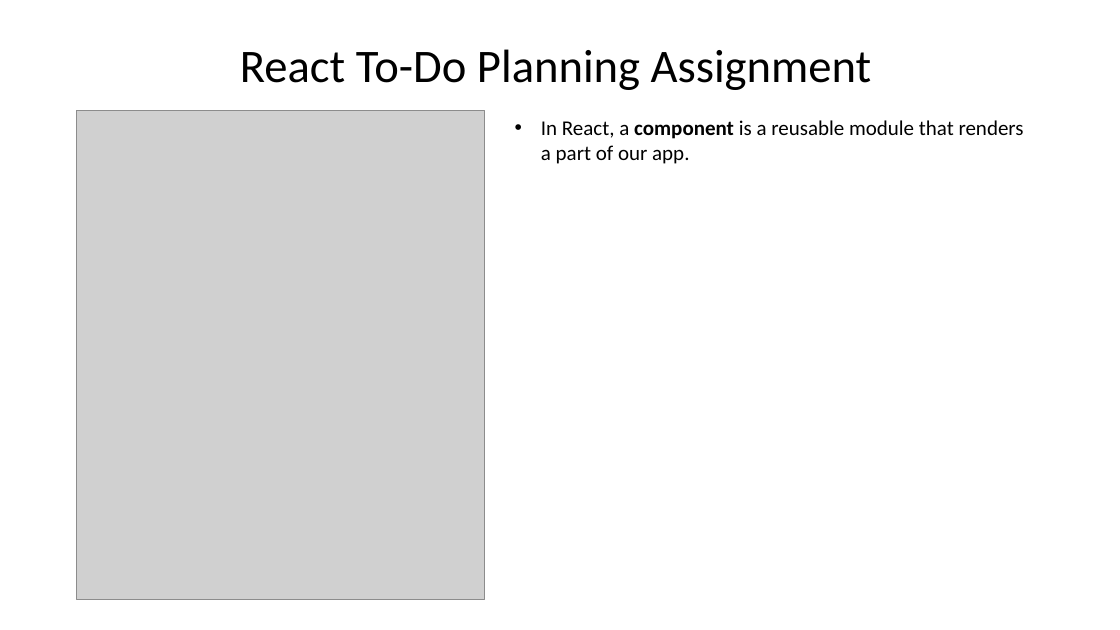
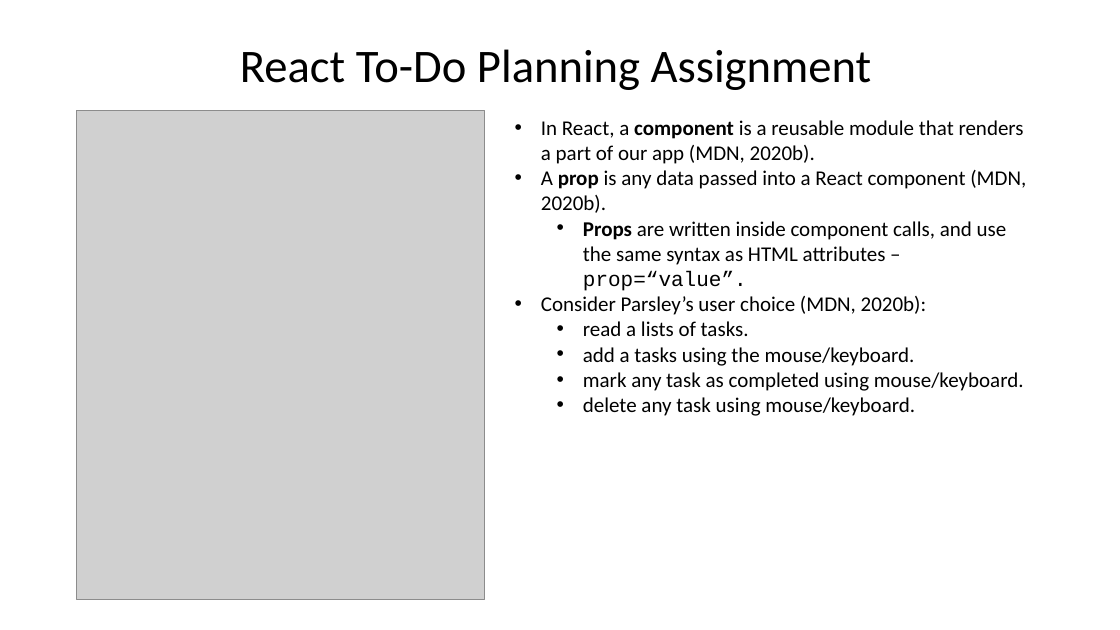
Before and after one commit to jia-von/react-app-planning-assignment, a slide deck: slide 1 of To-Do-App-Illustrations/React To-Do Planning Assignment.pptx. Drawn at 1120x630 pixels with LibreOffice and Linux fonts; fonts in the diff are those of the drawing; grey boxes stand for pictures. Boxes give left, top, right and bottom in pixels: in the first picture for what was removed or moved away, otherwise in the second. Text is boxed around its words. In the diff, an @@ line names an element or a change of style, - is before the commit and + after.

```diff
--- a/To-Do-App-Illustrations/React To-Do Planning Assignment.pptx
+++ b/To-Do-App-Illustrations/React To-Do Planning Assignment.pptx
@@ text at (541, 120, 1026, 416): text changed @@
-• In React, a component is a reusable module that renders a part of our app.
+• In React, a component is a reusable module that renders a part of our app (MDN, 2020b).
+• A prop is any data passed into a React component (MDN, 2020b).
+  • Props are written inside component calls, and use the same syntax as HTML attributes – prop=“value”.
+• Consider Parsley’s user choice (MDN, 2020b):
+  • read a lists of tasks.
+  • add a tasks using the mouse/keyboard.
+  • mark any task as completed using mouse/keyboard.
+  • delete any task using mouse/keyboard.
```
Also in this commit, not shown: 3 other slides changed, 1 slide added, 8 other files.
